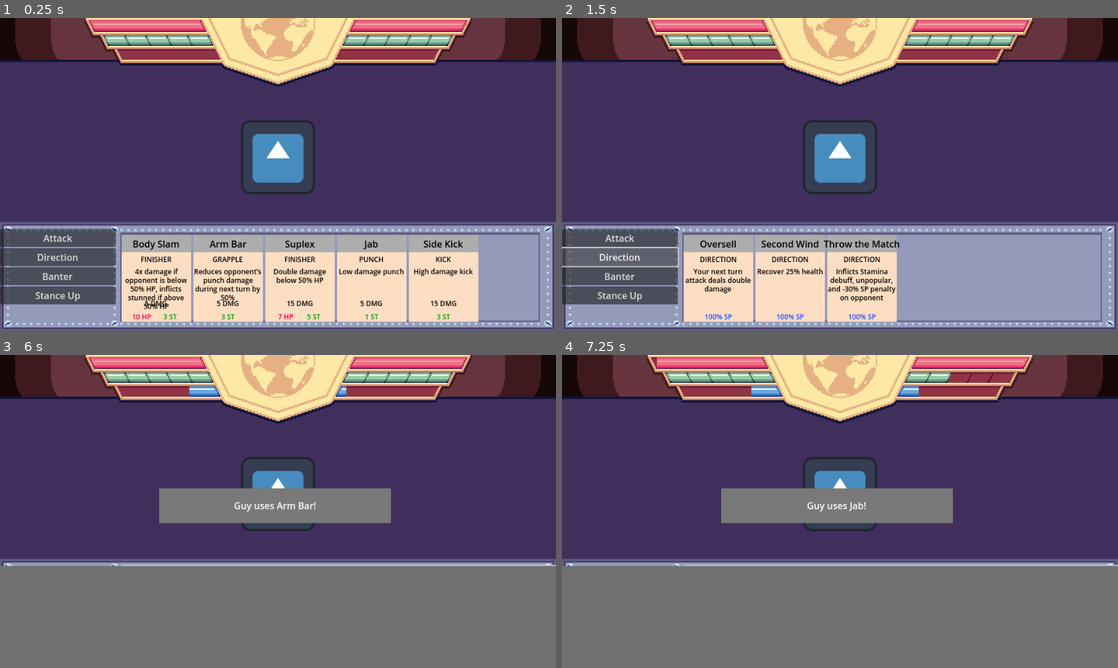
Above: before the commit, frames 1-4 (two rows, left to right).
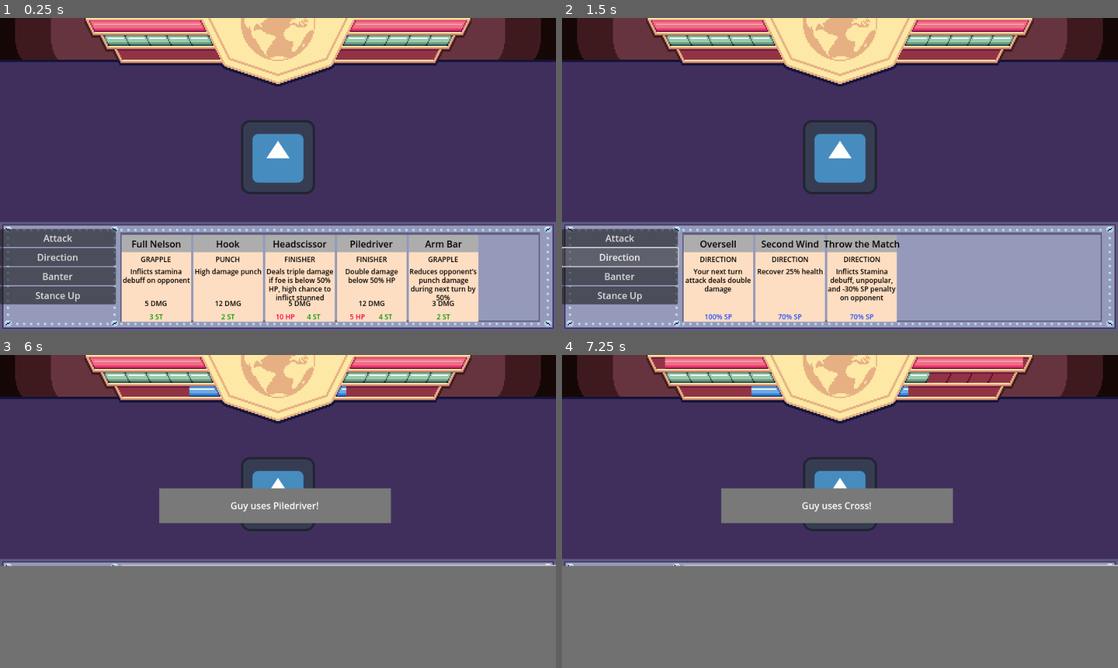
Above: after the commit, the same moments.

Repository: rakthalekk/JameGamWinter2024
Game: Godot game, scene res://src/main.tscn
Two runs of this game, one before a commit and one after it. Both use one fixed random seed, a clock stepped at 60 frames per second and the inputs below. The engine's default icon, where the game draws it, is replaced by a stand-in: a white triangle on a blue panel in a dark square.
Inputs:
- Up to frame 1 (0.25 s): no input
- Up to frame 2 (1.5 s): click "Attack" at 0.5 s; click "Direction" at 1.25 s
- Up to frame 3 (6 s): click "Banter" at 2 s; click "Crowd Pleaser" at 2.75 s; click "Crowd Loser" at 3.5 s; click "The Punchisher!!!" at 4.25 s; click "The Kickicher!!!" at 5 s; click "Stance Up" at 5.75 s
- Up to frame 4 (7.25 s): click "Attack" at 6.5 s

The runs differ from the first frame. In frame 1, 3.5% of the frame differs, in the area x 22-86%, y 71-97%; in frame 2, 0.1%; in frame 3, 0.2%; in frame 4, 0.4%.

Commit message:
fix and rebalance remaining moves

Diff:
--- a/src/card.gd
+++ b/src/card.gd
@@ -4,19 +4,23 @@
 var root
 
 var card_data: CardData
+var effective_damage: int
 
 func populate_from_data(data: CardData):
 	card_data = data
 
+	name = card_data.name
 	%Name.text = data.display_name
 	%Type.text = CardData.CARDTYPE.keys()[data.type]
 	%Description.text = data.description
-	%Damage.text = str(data.damage) + " DMG"
+
+	effective_damage = data.damage
+	%Damage.text = str(effective_damage) + " DMG"
 	%HealthCost.text = str(data.health_cost) + " HP"
 	%StaminaCost.text = str(data.stamina_cost) + " ST"
 	%SPCost.text = str(data.sp_cost) + "% SP"
 
-	if data.damage == 0:
+	if data.type == CardData.CARDTYPE.DIRECTION:
 		%Damage.hide()
 	if data.health_cost == 0:
 		%HealthCost.hide()
@@ -24,6 +28,18 @@
 		%StaminaCost.hide()
 	if data.sp_cost == 0:
 		%SPCost.hide()
+
+
+func update_damage(new_damage: int):
+	effective_damage = new_damage
+	if effective_damage > card_data.damage:
+		%Damage.set("theme_override_colors/font_color", Color.FOREST_GREEN)
+	elif effective_damage < card_data.damage:
+		%Damage.set("theme_override_colors/font_color", Color.RED)
+	else:
+		%Damage.set("theme_override_colors/font_color", Color.BLACK)
+
+	%Damage.text = str(effective_damage) + " DMG"
 
 
 func _on_button_pressed():
--- a/src/card_database.tscn
+++ b/src/card_database.tscn
@@ -30,11 +30,11 @@
 texture = ExtResource("2_spled")
 script = ExtResource("3_42tp3")
 display_name = "Hook"
-description = "Hidh damage punch"
+description = "High damage punch"
 damage = 12
 stamina_cost = 2
 
-[node name="GutPunch" type="Sprite2D" parent="."]
+[node name="Gut Punch" type="Sprite2D" parent="."]
 position = Vector2(585, 57)
 texture = ExtResource("2_spled")
 script = ExtResource("3_42tp3")
@@ -54,45 +54,44 @@
 stamina_cost = 2
 stunned_chance = 33
 
-[node name="Feint" type="Sprite2D" parent="."]
+[node name="Low Blow" type="Sprite2D" parent="."]
 position = Vector2(911, 56)
 texture = ExtResource("2_spled")
 script = ExtResource("3_42tp3")
-display_name = "Feint"
+display_name = "Low Blow"
 description = "50% chance to deal double damage and inflict Unpopular"
 damage = 5
 stamina_cost = 2
-unpopular_chance = 50
-
-[node name="FlurryOfBlows" type="Sprite2D" parent="."]
+
+[node name="Flurry of Blows" type="Sprite2D" parent="."]
 position = Vector2(1057, 58)
 texture = ExtResource("2_spled")
 script = ExtResource("3_42tp3")
 display_name = "Flurry of Blows"
 description = "Deals damage based on how many punches have been used"
 
-[node name="SideKick" type="Sprite2D" parent="."]
+[node name="Side Kick" type="Sprite2D" parent="."]
 position = Vector2(81, 216)
 texture = ExtResource("2_spled")
 script = ExtResource("3_42tp3")
 display_name = "Side Kick"
 type = 1
 description = "High damage kick"
-damage = 15
-stamina_cost = 3
-
-[node name="LegSweep" type="Sprite2D" parent="."]
+damage = 12
+stamina_cost = 3
+
+[node name="Leg Sweep" type="Sprite2D" parent="."]
 position = Vector2(252, 215)
 texture = ExtResource("2_spled")
 script = ExtResource("3_42tp3")
 display_name = "Leg Sweep"
 type = 1
 description = "High chance to stun"
-damage = 12
+damage = 10
 stamina_cost = 3
 stunned_chance = 66
 
-[node name="RoundhouseKick" type="Sprite2D" parent="."]
+[node name="Roundhouse Kick" type="Sprite2D" parent="."]
 position = Vector2(417, 218)
 texture = ExtResource("2_spled")
 script = ExtResource("3_42tp3")
@@ -103,7 +102,7 @@
 stamina_cost = 4
 stamina_debuff_chance = 33
 
-[node name="FlyingKick" type="Sprite2D" parent="."]
+[node name="Flying Kick" type="Sprite2D" parent="."]
 position = Vector2(582, 222)
 texture = ExtResource("2_spled")
 script = ExtResource("3_42tp3")
@@ -113,7 +112,7 @@
 damage = 17
 stamina_cost = 5
 
-[node name="CraneKick" type="Sprite2D" parent="."]
+[node name="Crane Kick" type="Sprite2D" parent="."]
 position = Vector2(731, 222)
 texture = ExtResource("2_spled")
 script = ExtResource("3_42tp3")
@@ -121,21 +120,21 @@
 type = 1
 description = "Small chance to inflict stamina debuff or stunned"
 damage = 10
-stamina_cost = 5
+stamina_cost = 4
 stamina_debuff_chance = 33
 stunned_chance = 33
 
-[node name="ArmBar" type="Sprite2D" parent="."]
+[node name="Arm Bar" type="Sprite2D" parent="."]
 position = Vector2(88, 368)
 texture = ExtResource("2_spled")
 script = ExtResource("3_42tp3")
 display_name = "Arm Bar"
 type = 2
 description = "Reduces opponent’s punch damage during next turn by 50%"
-damage = 5
-stamina_cost = 3
-
-[node name="LegLock" type="Sprite2D" parent="."]
+damage = 3
+stamina_cost = 2
+
+[node name="Leg Lock" type="Sprite2D" parent="."]
 position = Vector2(256, 370)
 texture = ExtResource("2_spled")
 script = ExtResource("3_42tp3")
@@ -155,7 +154,7 @@
 damage = 10
 stamina_cost = 5
 
-[node name="FullNelson" type="Sprite2D" parent="."]
+[node name="Full Nelson" type="Sprite2D" parent="."]
 position = Vector2(582, 368)
 texture = ExtResource("2_spled")
 script = ExtResource("3_42tp3")
@@ -163,7 +162,7 @@
 type = 2
 description = "Inflicts stamina debuff on opponent"
 damage = 5
-stamina_cost = 5
+stamina_cost = 3
 stamina_debuff_chance = 100
 
 [node name="Suplex" type="Sprite2D" parent="."]
@@ -190,7 +189,7 @@
 stamina_cost = 5
 low_health_damage_multiplier = 2
 
-[node name="BodySlam" type="Sprite2D" parent="."]
+[node name="Body Slam" type="Sprite2D" parent="."]
 position = Vector2(415, 517)
 texture = ExtResource("2_spled")
 script = ExtResource("3_42tp3")
@@ -208,7 +207,7 @@
 script = ExtResource("3_42tp3")
 display_name = "Piledriver"
 type = 3
-description = "4x damage if opponent is below 50% HP, inflicts stunned if above 50% HP"
+description = "Double damage below 50% HP"
 damage = 12
 health_cost = 5
 stamina_cost = 4
@@ -220,7 +219,7 @@
 script = ExtResource("3_42tp3")
 display_name = "Headscissor"
 type = 3
-description = "4x damage if opponent is below 50% HP, inflicts stunned if above 50% HP"
+description = "Deals triple damage if foe is below 50% HP, high chance to inflict stunned"
 damage = 5
 health_cost = 10
 stamina_cost = 4
@@ -236,22 +235,22 @@
 description = "Your next turn attack deals double damage"
 sp_cost = 100
 
-[node name="SecondWind" type="Sprite2D" parent="."]
+[node name="Second Wind" type="Sprite2D" parent="."]
 position = Vector2(253, 664)
 texture = ExtResource("2_spled")
 script = ExtResource("3_42tp3")
 display_name = "Second Wind"
 type = 4
 description = "Recover 25% health"
-sp_cost = 100
-
-[node name="ThrowTheMatch" type="Sprite2D" parent="."]
+sp_cost = 70
+
+[node name="Throw the Match" type="Sprite2D" parent="."]
 position = Vector2(417, 663)
 texture = ExtResource("2_spled")
 script = ExtResource("3_42tp3")
 display_name = "Throw the Match"
 type = 4
 description = "Inflicts Stamina debuff, unpopular, and -30% SP penalty on opponent"
-sp_cost = 100
+sp_cost = 70
 stamina_debuff_chance = 100
 unpopular_chance = 100
--- a/src/main.gd
+++ b/src/main.gd
@@ -53,7 +53,7 @@
 
 func play_card(card_data: CardData, card: Card = null):
 	# Does nothing if the card cannot be afforded
-	if card_data.health_cost > active_wrestler.hp || card_data.stamina_cost > active_wrestler.stamina || card_data.sp_cost > active_wrestler.sp:
+	if card_data.health_cost >= active_wrestler.hp || card_data.stamina_cost > active_wrestler.stamina || card_data.sp_cost > active_wrestler.sp:
 		return
 
 	var is_direction = card_data.type == CardData.CARDTYPE.DIRECTION
@@ -62,10 +62,15 @@
 	if is_direction && active_wrestler.unpopular || !is_direction && active_wrestler.stunned:
 		return
 
+	var flurry_punch = CardDatabase.get_card_by_name("Flurry of Blows")
+
 	# Remove the card from the wrestler's hand and add it back to their deck if it isn't a direction
 	if !is_direction:
 		active_wrestler.hand.erase(card_data)
-		active_wrestler.deck.append(card_data)
+
+		# Flurry of Blows cannot exist in the deck
+		if card_data != flurry_punch:
+			active_wrestler.deck.append(card_data)
 
 		# If a player plays an action card, destroy the card
 		if card:
@@ -79,16 +84,30 @@
 	active_wrestler.sp -= card_data.sp_cost
 
 	# Grapples give 10% SP
-	if card_data.type == CardData.CARDTYPE.GRAPPLE:
+	if card_data.type == CardData.CARDTYPE.GRAPPLE && !active_wrestler.unpopular:
 		active_wrestler.sp = min(MAX_SP, active_wrestler.sp + 10)
+
+	var damage = calculate_damage(card_data)
+
+	# Low Blow has a 50% chance to deal double damage and inflict unpopular
+	var low_blow_flag = false
+	if card_data.name == "Low Blow" && randf() < 0.5:
+		damage *= 2
+		low_blow_flag = true
+
+	active_wrestler.opponent.hp = max(0, active_wrestler.opponent.hp - damage)
+
+	if damage > 0 && active_wrestler.oversold:
+		active_wrestler.oversold = false
+
+	update_bars()
 
 	# Additional effects for cards that can't be generalized to data
 	await check_special_effects(card_data)
 
-	var damage = calculate_damage(card_data)
-	active_wrestler.opponent.hp = max(0, active_wrestler.opponent.hp - damage)
-
-	update_bars()
+	if low_blow_flag:
+		active_wrestler.opponent.unpopular = true
+		await debuff_text(active_wrestler.opponent.display_name, "Unpopular")
 
 	await check_debuff_rolls(card_data)
 
@@ -96,7 +115,6 @@
 
 	update_bars()
 
-	var flurry_punch = CardDatabase.get_card_by_name("FlurryOfBlows")
 	if card_data.type == CardData.CARDTYPE.PUNCH && card_data != flurry_punch:
 		consecutive_punches += 1
 
@@ -111,12 +129,13 @@
 	else:
 		clear_flurry_punch()
 
+	recalculate_card_damage()
 	check_game_end()
 
 
 func clear_flurry_punch():
 	consecutive_punches = 0
-	var flurry_punch = CardDatabase.get_card_by_name("FlurryOfBlows")
+	var flurry_punch = CardDatabase.get_card_by_name("Flurry of Blows")
 	if active_wrestler.hand.has(flurry_punch):
 		active_wrestler.hand.erase(flurry_punch)
 
@@ -126,37 +145,41 @@
 				return
 
 
-func calculate_damage(card_data: CardData) -> int:
+func recalculate_card_damage():
+	for card in %Cards.get_children():
+		card.update_damage(calculate_damage(card.card_data, player))
+
+
+func calculate_damage(card_data: CardData, wrestler: Wrestler = active_wrestler) -> int:
 	var damage = card_data.damage
 
 	# Special conditions for punch moves
-	if card_data.display_name == "Cross" && consecutive_punches > 0:
+	if card_data.name == "Cross" && consecutive_punches > 0:
 		damage += 2
-	elif card_data.display_name == "Flurry of Blows":
+	elif card_data.name == "Flurry of Blows":
 		damage = 3 * (consecutive_punches - 1)
 
 	# Oversold buff doubles damage dealt
-	if damage > 0 && active_wrestler.oversold:
+	if damage > 0 && wrestler.oversold:
 		damage *= 2
-		active_wrestler.oversold = false
 
 	# Reduces damage based on the opponent's resistance
 	if card_data.type == CardData.CARDTYPE.PUNCH:
-		damage *= (1 - active_wrestler.opponent.punch_damage_reduction)
+		damage *= (1 - wrestler.opponent.punch_damage_reduction)
 	elif card_data.type == CardData.CARDTYPE.KICK:
-		damage *= (1 - active_wrestler.opponent.kick_damage_reduction)
+		damage *= (1 - wrestler.opponent.kick_damage_reduction)
 	elif card_data.type == CardData.CARDTYPE.FINISHER:
-		damage *= (1 - active_wrestler.opponent.finisher_damage_reduction)
+		damage *= (1 - wrestler.opponent.finisher_damage_reduction)
 
 	# Applies damage multiplier of grapples when opponent is at low HP
-	if card_data.low_health_damage_multiplier > 0 && active_wrestler.opponent.hp <= 50:
+	if card_data.low_health_damage_multiplier > 0 && wrestler.opponent.hp <= 50:
 		damage *= card_data.low_health_damage_multiplier
 
 	return damage
 
 
 func check_special_effects(card_data: CardData):
-	match card_data.display_name:
+	match card_data.name:
 		"Oversell":
 			active_wrestler.oversold = true
 		"Second Wind":
@@ -185,19 +208,19 @@
 		await debuff_text(active_wrestler.opponent.display_name, "Stunned")
 
 	if randi_range(0, 99) < card_data.unpopular_chance:
-		active_wrestler.unpopular = true
+		active_wrestler.opponent.unpopular = true
 		await debuff_text(active_wrestler.opponent.display_name, "Unpopular")
 
 
 func check_damage_reduction(card_data: CardData):
-	match card_data.display_name:
-		"Grapple":
+	match card_data.name:
+		"Arm Bar":
 			active_wrestler.punch_damage_reduction = 0.5
 			await damage_reduction_text(active_wrestler.display_name, "Punches")
-		"Grapple 2":
+		"Leg Lock":
 			active_wrestler.kick_damage_reduction = 0.5
 			await damage_reduction_text(active_wrestler.display_name, "Kicks")
-		"Grapple 3":
+		"Chokehold":
 			active_wrestler.finisher_damage_reduction = 0.5
 			await damage_reduction_text(active_wrestler.display_name, "Finishers")
 
@@ -252,8 +275,8 @@
 		_on_play_card_pressed()
 		$AnimationPlayer.play("unobscure")
 
-	#clear_flurry_punch()
 	draw_new_hand()
+	recalculate_card_damage()
 
 	%StatusText.text = active_wrestler.display_name + " is ready to wrestle!"
 	await display_status_text(false, 2)
@@ -263,7 +286,7 @@
 		active_wrestler.stamina = min(MAX_STAMINA, active_wrestler.stamina + 1)
 
 	# Wrestler gains 10 SP upon starting their turn
-	if !active_wrestler.unpopular && active_wrestler.can_gain_sp:
+	if !active_wrestler.unpopular:
 		active_wrestler.sp = min(MAX_SP, active_wrestler.sp + 10)
 
 	update_bars()
@@ -292,15 +315,6 @@
 			%Cards.add_child(card)
 
 
-func banter(text):
-	%StatusText.text = active_wrestler.display_name + ": " + text
-	await display_status_text(false)
-
-	active_wrestler.sp = min(MAX_SP, active_wrestler.sp + 20)
-	update_bars()
-	change_turn()
-
-
 func stance_up():
 	%StatusText.text = active_wrestler.display_name + " regains their stance."
 	await display_status_text(false)
@@ -330,7 +344,12 @@
 	%StatusText.text = active_wrestler.display_name + ": im a crowd pleaser!!!!"
 	await display_status_text(false)
 
-	active_wrestler.sp = min(MAX_SP, active_wrestler.sp + 30)
+	if !active_wrestler.unpopular:
+		active_wrestler.sp = min(MAX_SP, active_wrestler.sp + 30)
+	else:
+		%StatusText.text = "But the crowd did not respond..."
+		await display_status_text(false)
+
 	update_bars()
 	change_turn()
 
@@ -339,21 +358,19 @@
 	%StatusText.text = active_wrestler.display_name + ": your a crowd loser!!!!"
 	await display_status_text(false)
 
-	active_wrestler.opponent.can_gain_sp = false
-	if randf() > 0.5:
-		active_wrestler.opponent.unpopular = true
-		await debuff_text(active_wrestler.opponent.display_name, "Unpopular")
+	active_wrestler.opponent.unpopular = true
+	await debuff_text(active_wrestler.opponent.display_name, "Unpopular")
 
 	update_bars()
 	change_turn()
 
 
 func _on_banter_button_3_pressed():
-	banter(%BanterButton3.text)
+	pass
 
 
 func _on_banter_button_4_pressed():
-	banter(%BanterButton4.text)
+	pass
 
 
 func _on_banter_pressed():
--- a/src/main.tscn
+++ b/src/main.tscn
@@ -315,8 +315,8 @@
 anchor_right = 1.0
 anchor_bottom = 1.0
 offset_top = 178.0
-offset_right = 5760.0
-offset_bottom = 1236.0
+offset_right = 11520.0
+offset_bottom = 2292.0
 grow_horizontal = 2
 grow_vertical = 2
 color = Color(0.443137, 0.443137, 0.443137, 1)
--- a/src/opponent.gd
+++ b/src/opponent.gd
@@ -11,7 +11,7 @@
 	var action: CardData = null
 
 	# If the opponent has full SP, attempt to use a direction
-	if sp == 100 && !unpopular:
+	if (sp == 100 || sp >= 70 && randf() > 0.7) && !unpopular:
 		action = try_pick_direction()
 
 	# If the opponent has at least 4 stamina or a coin flip succeeds, and a direction has not been selected, attempt to attack
@@ -24,7 +24,10 @@
 	elif stamina == 0 || stamina <= 2 && randf() > 0.5:
 		root.stance_up()
 	else:
-		root.banter("Hey I'm Walking over here!!!")
+		if randf() > 0.5:
+			root._on_banter_button_pressed()
+		else:
+			root._on_banter_button_2_pressed()
 
 
 # Attempts to select an attack if one is available. May be overridden by specific enemies
--- a/src/wrestler.gd
+++ b/src/wrestler.gd
@@ -14,7 +14,6 @@
 var sp = 0
 
 var next_turn_stamina = true
-var can_gain_sp = true
 var stunned = false
 var unpopular = false
 
@@ -53,7 +52,6 @@
 
 func reset_penalties():
 	next_turn_stamina = true
-	can_gain_sp = true
 	stunned = false
 	unpopular = false
 
--- a/src/wrestler_database.tscn
+++ b/src/wrestler_database.tscn
@@ -13,14 +13,14 @@
 script = ExtResource("1_5xqm4")
 display_name = "The Champion"
 max_hp = 100
-attack_list = Array[String](["Jab", "SideKick", "ArmBar", "Suplex", "GutPunch", "BodySlam"])
-direction_list = Array[String](["Oversell", "SecondWind", "ThrowTheMatch"])
+attack_list = Array[String](["Jab", "Cross", "Hook", "Gut Punch", "Uppercut", "Low Blow", "Side Kick", "Leg Sweep", "Roundhouse Kick", "Flying Kick", "Crane Kick", "Arm Bar", "Leg Lock", "Chokehold", "Full Nelson", "Suplex", "Gutbuster", "Body Slam", "Piledriver", "Headscissor"])
+direction_list = Array[String](["Oversell", "Second Wind", "Throw the Match"])
 
 [node name="Guy" type="Sprite2D" parent="."]
-position = Vector2(313, 76)
+position = Vector2(301, 69)
 texture = ExtResource("2_i7lpa")
 script = ExtResource("1_5xqm4")
 display_name = "Guy"
 max_hp = 100
-attack_list = Array[String](["Jab", "ArmBar"])
-direction_list = Array[String](["Oversell"])
+attack_list = Array[String](["Jab", "Cross", "Hook", "Gut Punch", "Uppercut", "Low Blow", "Side Kick", "Leg Sweep", "Roundhouse Kick", "Flying Kick", "Crane Kick", "Arm Bar", "Leg Lock", "Chokehold", "Full Nelson", "Suplex", "Gutbuster", "Body Slam", "Piledriver", "Headscissor"])
+direction_list = Array[String](["Oversell", "Second Wind", "Throw the Match"])
